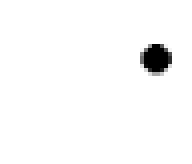
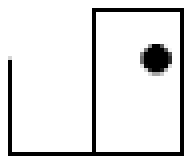
Comparing the layer stacks of the two 192x164 images. Changes:
added layer "inner border" above "lines #6" over [8, 8, 184, 156]
painted on "lines #1" over [8, 80, 96, 84]
painted on "disk #1" over [180, 80, 184, 84]
